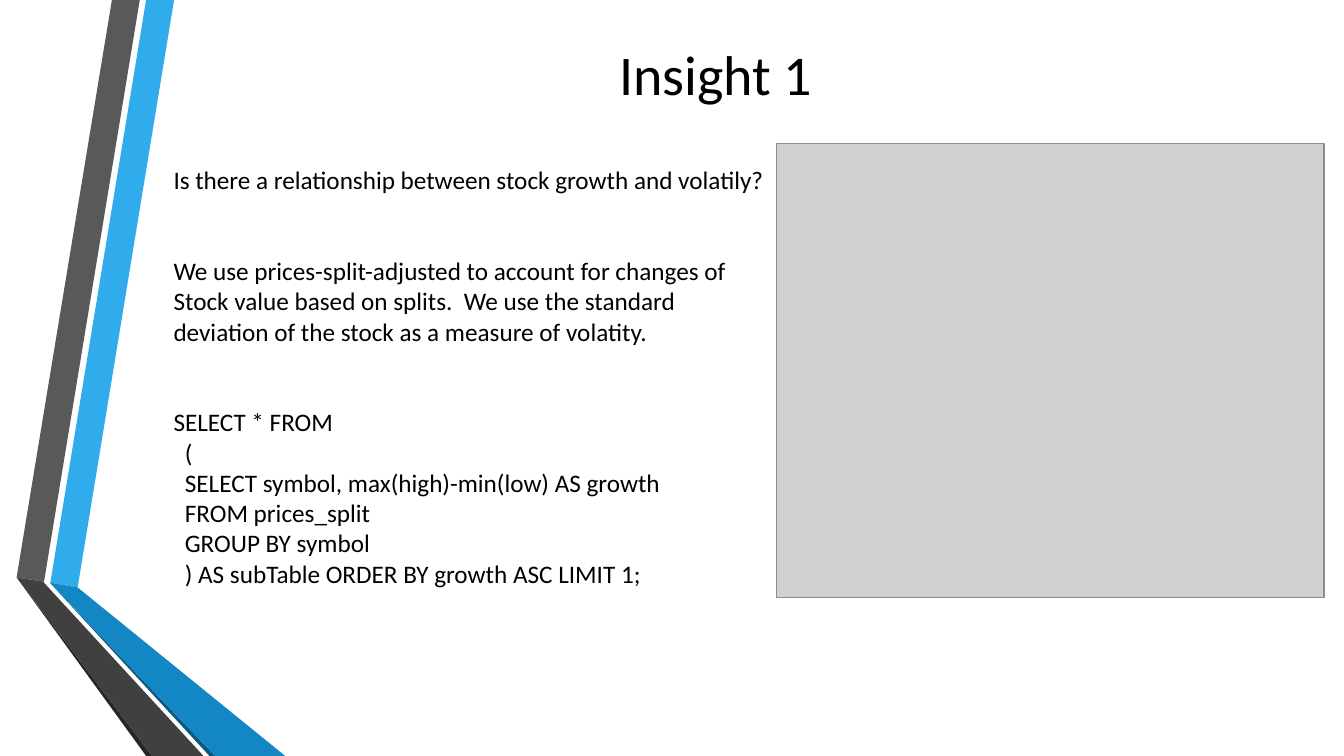
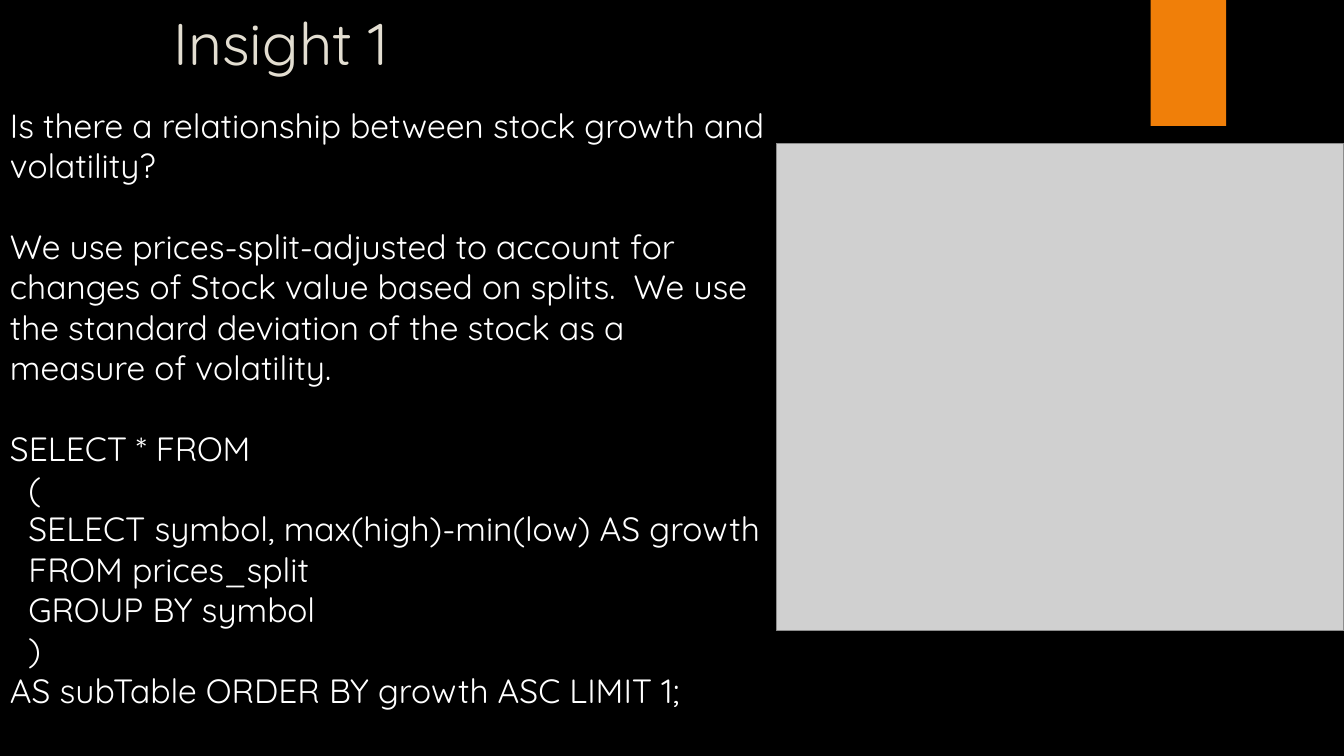
Before and after one commit to DSSMU/MSDS7330_Project, a slide deck: slide 9 of NYSE Analysis With MySQL.pptx. Drawn at 1344x756 pixels with LibreOffice and Linux fonts; fonts in the diff are those of the drawing; grey boxes stand for pictures; background and template pictures are left out. Boxes give left, top, right and bottom in pixels: in the first picture for what was removed or moved away, otherwise in the second. Text is boxed around its words. In the diff, an @@ line names an element or a change of style, - is before the commit and + after.

```diff
--- a/NYSE Analysis With MySQL.pptx
+++ b/NYSE Analysis With MySQL.pptx
@@ title "Insight 1" at (x1=174, y1=21, x2=388, y2=77): size 40 to 42 pt, font Calibri to Quicksand, text colour #000000 to #E3DED1; alignment centre to left; vertical alignment middle to top @@
@@ rectangle added at (x1=1150, y1=0, x2=1226, y2=126), fill #F07F09 @@
@@ text "Is there a relationship between ..." moved from (x1=174, y1=171, x2=763, y2=588) to (x1=10, y1=113, x2=764, y2=710) @@
@@ text at (x1=10, y1=113, x2=764, y2=387): text changed; size 18 to 24 pt; font Calibri to Quicksand; text colour #000000 to #FFFFFF @@
-Is there a relationship between stock growth and volatily?
-We use prices-split-adjusted to account for changes of
-Stock value based on splits. We use the standard
-deviation of the stock as a measure of volatity.
+Is there a relationship between stock growth and volatility?
+We use prices-split-adjusted to account for changes of Stock value based on splits. We use the standard deviation of the stock as a measure of volatility.
@@ picture resized from (x1=777, y1=143, x2=1325, y2=598) to (x1=777, y1=143, x2=1344, y2=631) @@
@@ text at (x1=10, y1=437, x2=759, y2=629): size 18 to 24 pt, font Calibri to Quicksand, text colour #000000 to #FFFFFF in "SELECT * FROM", "(", "SELECT symbol, max(high)-min(low) AS growth", "FROM prices_split" and 1 more places @@
@@ group removed at (x1=16, y1=0, x2=285, y2=756): 6 freeform shapes @@
@@ text at (x1=10, y1=668, x2=679, y2=710): text changed; size 18 to 24 pt; font Calibri to Quicksand; text colour #000000 to #FFFFFF @@
-) AS subTable ORDER BY growth ASC LIMIT 1;
+)
+AS subTable ORDER BY growth ASC LIMIT 1;
```
Also in this commit, not shown: 8 other slides changed, 8 slides added.
